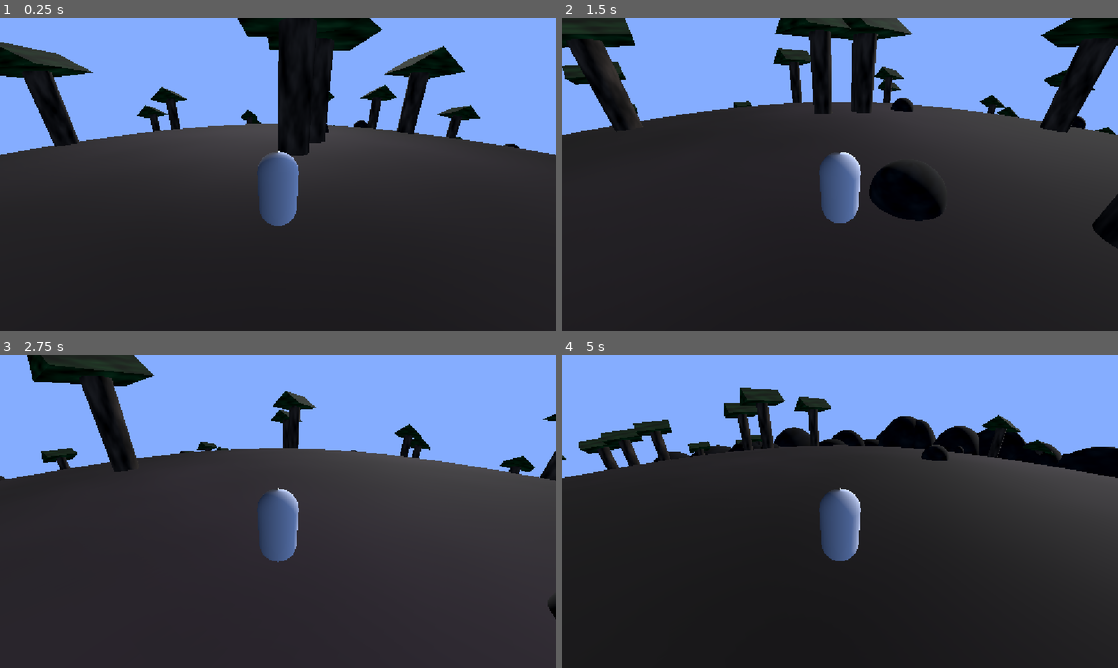
Above: before the commit, frames 1-4 (two rows, left to right).
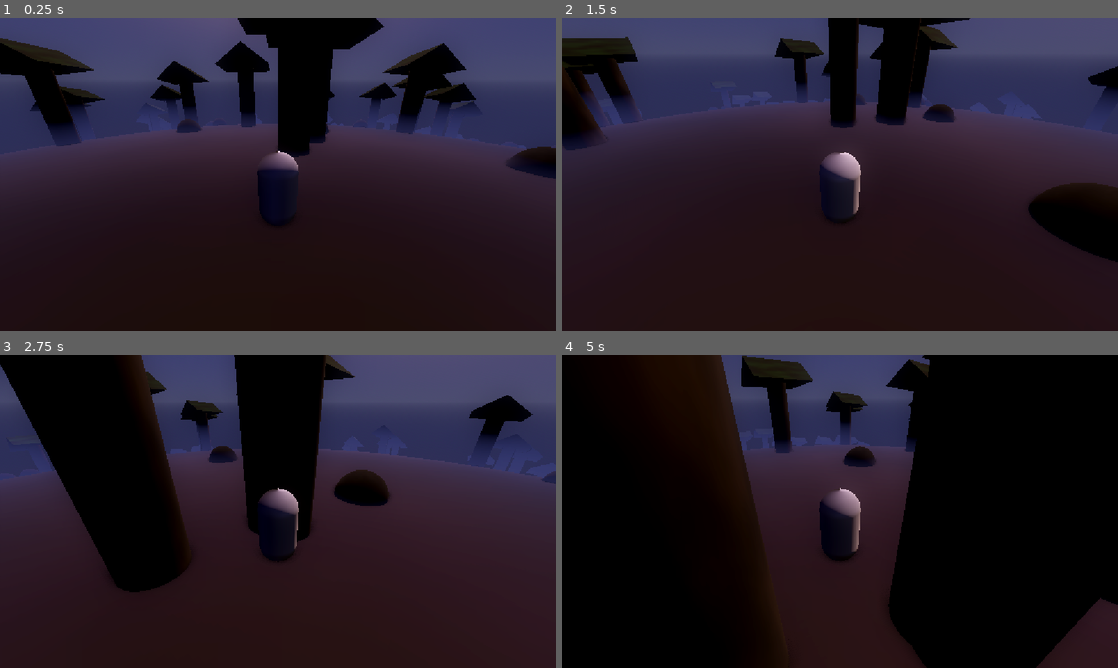
Above: after the commit, the same moments.

Repository: b00kworm4lyf3/ATLS4140-hide-and-seek
Game: Godot game, scene res://game.tscn
The game is run twice, just before and just after one commit, with the same random seed, the same clock (stepped at 60 frames per second) and the same inputs.
Inputs (mouse positions are in pixels of both pictures, inside the frame that each line leads up to):
- Up to frame 1 (0.25 s): no input
- Up to frame 2 (1.5 s): tap Enter at 0.5 s; move the mouse to (962, 158) at 0.52 s; press the mouse at (962, 158) at 0.53 s; hold D (move_right) 0.53-1.28 s; move the mouse to (812, 174) at 1.27 s; release the mouse at (812, 174) at 1.28 s; hold W (move_up) from 1.28 s (still down); click (812, 174) at 1.35 s
- Up to frame 3 (2.75 s): keep holding W (move_up); move the mouse to (289, 505) at 2.02 s; press the mouse at (289, 505) at 2.03 s
- Up to frame 4 (5 s): keep holding W (move_up); move the mouse to (834, 517) at 2.77 s; release the mouse at (834, 517) at 2.78 s; click (834, 517) at 2.85 s; move the mouse to (878, 514) at 3.52 s; press the mouse at (878, 514) at 3.53 s; move the mouse to (795, 508) at 4.27 s; release the mouse at (795, 508) at 4.28 s; click (795, 508) at 4.35 s

The runs differ from the first frame. In frame 1, 35% of the frame differs, in the area x 0-100%, y 0-68%; in frame 2, 38%; in frame 3, 54%; in frame 4, 79%, in the area x 0-100%, y 0-100%.

Commit message:
added fog and updated lighting, want to add volumetric fog with a shader to make a torus later

Diff:
--- a/game.tscn
+++ b/game.tscn
@@ -4,27 +4,59 @@
 [ext_resource type="PackedScene" uid="uid://dry0c430u7cl5" path="res://test_ground.tscn" id="1_e2o6t"]
 [ext_resource type="Script" uid="uid://cewi8yt82ybbr" path="res://scripts/test_trees_and_rocks.gd" id="2_feb5d"]
 
-[sub_resource type="Environment" id="Environment_ip1k6"]
-background_mode = 1
-background_color = Color(0.5222768, 0.6771253, 1, 1)
-ambient_light_color = Color(0.4443136, 0.62112236, 1, 1)
+[sub_resource type="ProceduralSkyMaterial" id="ProceduralSkyMaterial_feb5d"]
+sky_top_color = Color(0.27953693, 0.29248175, 0.6494278, 1)
+sky_horizon_color = Color(0.56096095, 0.56076753, 0.63656753, 1)
+ground_bottom_color = Color(0.22194266, 0.20822427, 0.15447819, 1)
+ground_horizon_color = Color(0.56096095, 0.56076753, 0.63656753, 1)
+energy_multiplier = 0.4
 
-[sub_resource type="Compositor" id="Compositor_5tm6j"]
+[sub_resource type="Sky" id="Sky_fc0e3"]
+sky_material = SubResource("ProceduralSkyMaterial_feb5d")
+
+[sub_resource type="Environment" id="Environment_7jktm"]
+background_mode = 2
+sky = SubResource("Sky_fc0e3")
+tonemap_mode = 2
+ssao_enabled = true
+glow_enabled = true
+glow_bloom = 1.0
+glow_blend_mode = 0
+fog_enabled = true
+fog_mode = 1
+fog_light_color = Color(0.23021016, 0.24651673, 0.43717325, 1)
+fog_light_energy = 0.5
+fog_sun_scatter = 0.25
+fog_density = 0.5
+fog_aerial_perspective = 0.5
+fog_height_density = 0.75
+fog_depth_begin = 0.0
+fog_depth_end = 4000.0
+volumetric_fog_density = 0.01
+volumetric_fog_albedo = Color(0.5019608, 0.34901962, 0.8980392, 1)
+volumetric_fog_emission = Color(0.14226073, 0.12237669, 0.3931967, 1)
+volumetric_fog_emission_energy = 15.0
+volumetric_fog_ambient_inject = 1.06
+volumetric_fog_sky_affect = 0.316
 
 [node name="game" type="Node3D" unique_id=1344240427]
+
+[node name="WorldEnvironment" type="WorldEnvironment" parent="." unique_id=517340373]
+environment = SubResource("Environment_7jktm")
 
 [node name="testGround" parent="." unique_id=705686265 instance=ExtResource("1_e2o6t")]
 transform = Transform3D(15, 0, 0, 0, 15, 0, 0, 0, 15, 0, 0, 0)
 
 [node name="player" parent="." unique_id=739547393 instance=ExtResource("1_80nbo")]
-transform = Transform3D(0.3, 0, 0, 0, 0.3, 0, 0, 0, 0.3, 0, 0.31542015, 0)
+transform = Transform3D(0.3, 0, 0, 0, 0.3, 0, 0, 0, 0.3, 0, 0.1508748, 0)
 
 [node name="testLight" type="DirectionalLight3D" parent="." unique_id=1027990675]
-transform = Transform3D(1, 0, 0, 0, -0.8870978, 0.46158162, 0, -0.46158162, -0.8870978, 0, -78.27873, -127.99657)
-
-[node name="WorldEnvironment" type="WorldEnvironment" parent="." unique_id=1973772246]
-environment = SubResource("Environment_ip1k6")
-compositor = SubResource("Compositor_5tm6j")
+transform = Transform3D(1, 0, 0, 0, -0.48917478, 0.8721858, 0, -0.8721858, -0.48917478, 0, 9.734483, -11.518443)
+light_color = Color(0.82171726, 0.6385573, 0.53544587, 1)
+light_energy = 1.5
+shadow_enabled = true
+shadow_opacity = 0.5
+shadow_blur = 4.0
 
 [node name="testTreesandRocks" type="Node3D" parent="." unique_id=1465621134]
 transform = Transform3D(0.75, 0, 0, 0, 0.75, 0, 0, 0, 0.75, 0, 0, 0)
--- a/player.tscn
+++ b/player.tscn
@@ -18,6 +18,9 @@
 
 [node name="player" type="CharacterBody3D" unique_id=739547393]
 script = ExtResource("1_4flbx")
+move_speed = 4.0
+accel = 10.0
+rot_speed = 6.0
 
 [node name="playerMesh" type="MeshInstance3D" parent="." unique_id=1465389447]
 unique_name_in_owner = true
--- a/scripts/test_trees_and_rocks.gd
+++ b/scripts/test_trees_and_rocks.gd
@@ -6,15 +6,15 @@
 @export var area := 60.0
 
 func _ready() -> void:
-	for i in count:
-		var pos = Vector3(randf_range(-area, area), 0.0, randf_range(-area, area))
+	for i in (count*2):
+		var pos = Vector3(randf_range(-area+2, area-2), 0.0, randf_range(-area+2, area-2))
 		if pos.length() < area:
 			var t := tree.instantiate() as StaticBody3D
 			t.position = pos
 			add_child(t)
 
 		if i%2 == 0:
-			pos = Vector3(randf_range(-area, area), 0.0, randf_range(-area, area))
+			pos = Vector3(randf_range(-area+2, area-2), 0.0, randf_range(-area+2, area-2))
 			if pos.length() < area:
 				var r := rock.instantiate()
 				r.position = pos
@@ -24,9 +24,9 @@
 	var ang = TAU/float(count)
 	for i in range(count):
 		var r := rock.instantiate()
-		var s := Vector3(randf_range(3, 10), randf_range(3, 10), randf_range(3, 10))
+		var s := Vector3(randf_range(3, 10), randf_range(5, 13), randf_range(3, 10))
 
-		r.position = radVect + Vector3(randf_range(-2,0), 0, randf_range(-2,0))
+		r.position = radVect + Vector3(randf_range(-2,2), 0, randf_range(-2,2))
 		r.scale = s
 		radVect = radVect.rotated(Vector3.UP, ang)
 		add_child(r)
Not shown, changed: README.md
